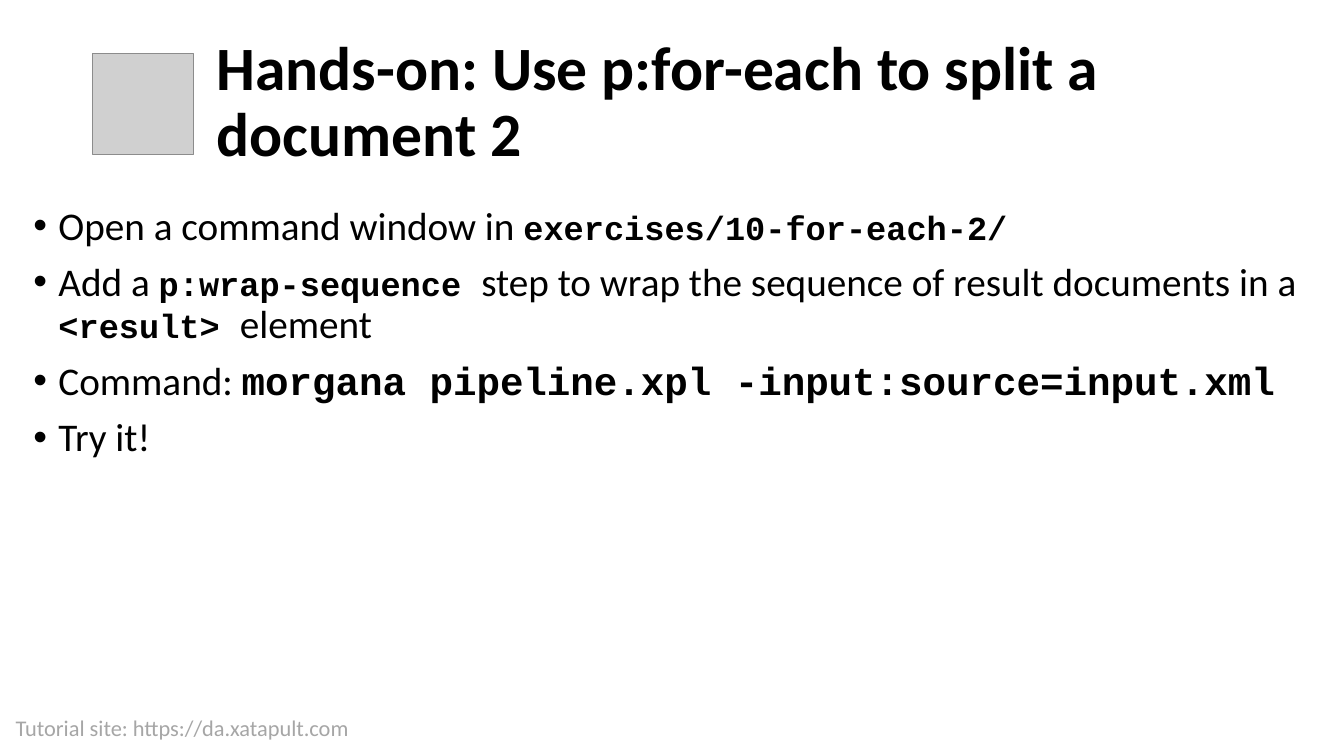
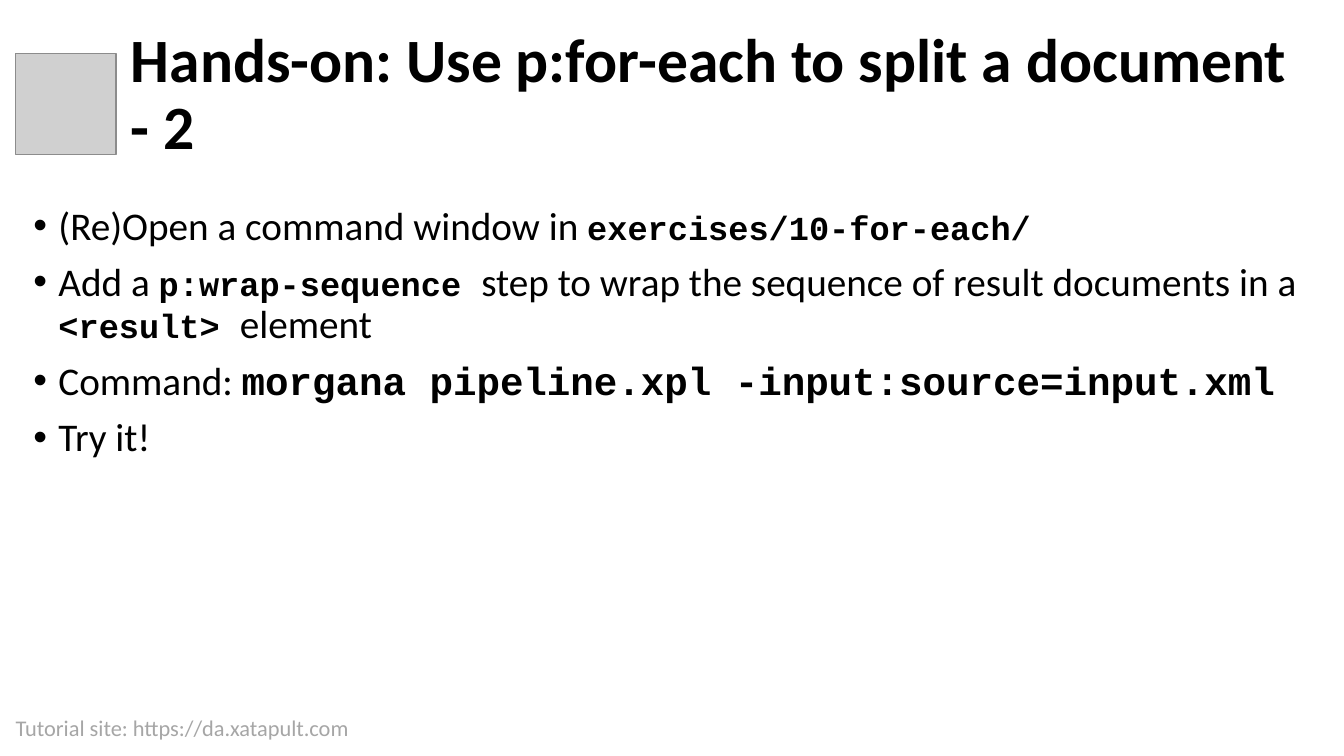
Before and after one commit to xatapult/da-2021-xproc, a slide deck: slide 60 of presentation/Introduction to XProc 3.0.pptx (slide 54 before the commit). Drawn at 1344x756 pixels with LibreOffice and Linux fonts; fonts in the diff are those of the drawing; grey boxes stand for pictures; background and template pictures are left out. Boxes give left, top, right and bottom in pixels: in the first picture for what was removed or moved away, otherwise in the second. Text is boxed around its words. In the diff, an @@ line names an element or a change of style, - is before the commit and + after.

```diff
--- a/presentation/Introduction to XProc 3.0.pptx
+++ b/presentation/Introduction to XProc 3.0.pptx
@@ picture moved from (x1=93, y1=53, x2=194, y2=154) to (x1=15, y1=53, x2=116, y2=154) @@
@@ title at (x1=131, y1=38, x2=1286, y2=149): text changed @@
-Hands-on: Use p:for-each to split a document 2
+Hands-on: Use p:for-each to split a document - 2
@@ text at (x1=58, y1=211, x2=1031, y2=247): text changed; size 24 to 28 pt; font Courier New to Calibri; bold off @@
-• Open a command window in exercises/10-for-each-2/
+• (Re)Open a command window in exercises/10-for-each/
```
Also in this commit, not shown: 15 other slides changed, 6 slides added.
